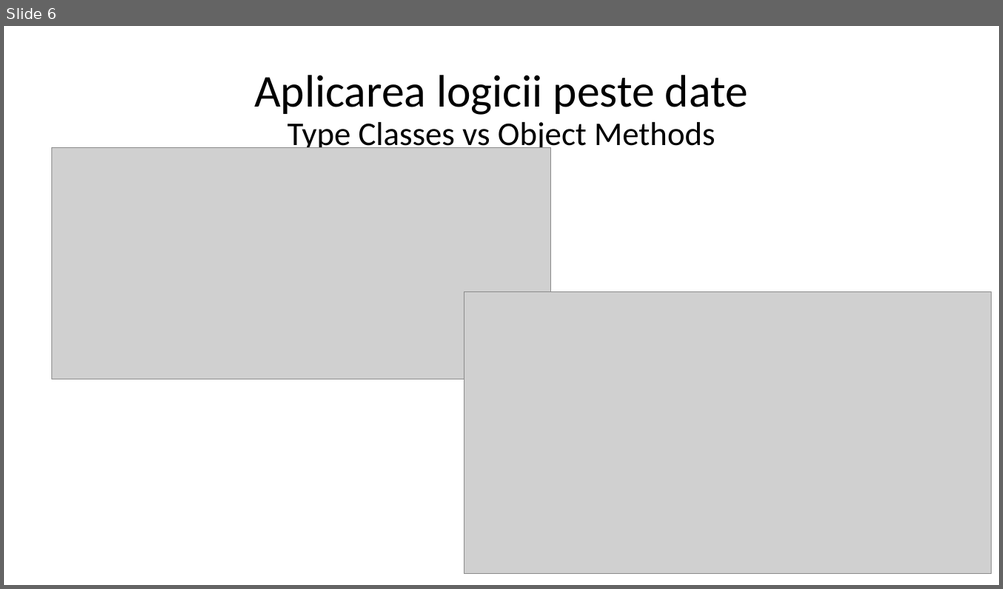
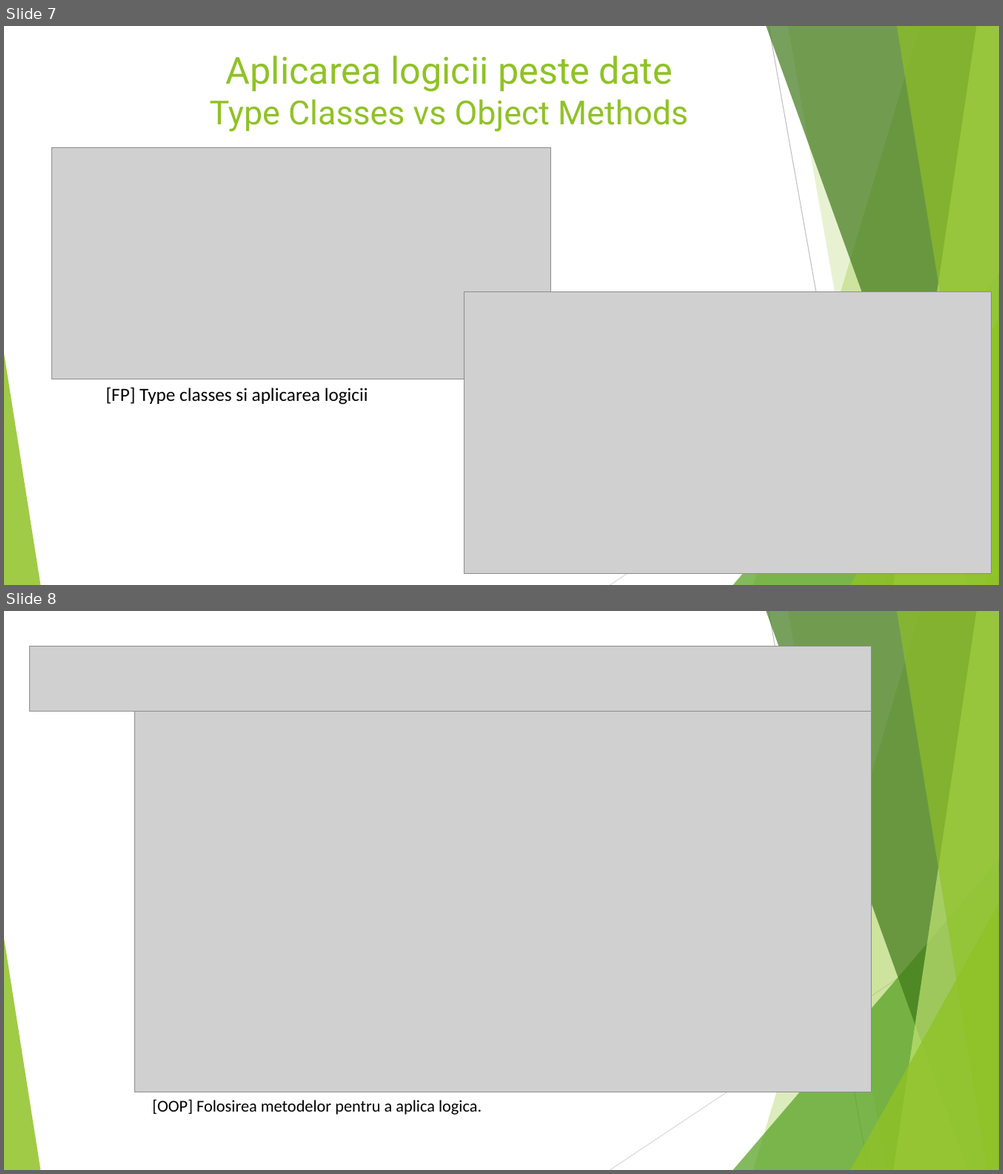
Before and after one commit to robertbutacu/bachelor-degree-work, a slide deck: presentation.pptx. Shown one above the other, each under a label of ours: slide 6 before the commit, slides 7 and 8 after it. The pictures are 1003x589 and 1003x1174 pixels, drawn with LibreOffice and Linux fonts; fonts in the diff are those of the drawing; grey boxes stand for pictures. Boxes give left, top, right and bottom in pixels: in the first picture for what was removed or moved away, otherwise in the second. Text is boxed around its words. In the diff, an @@ line names an element or a change of style, - is before the commit and + after.

```diff
--- a/presentation.pptx
+++ b/presentation.pptx
@@ slide 8 added at (x1=4, y1=611, x2=999, y2=1170), background #FFFFFF; not listed: 10 template elements that a slide beside it also shows @@
@@ picture added at (x1=30, y1=646, x2=872, y2=712) @@
@@ picture added at (x1=134, y1=711, x2=872, y2=1092) @@
@@ text added at (x1=152, y1=1099, x2=481, y2=1115), 16 pt, text #000000 @@
+[OOP] Folosirea metodelor pentru a aplica logica.
@@ what was slide 6 is now slide 7 @@
@@ slide 7 changed as well @@
@@ title "Aplicarea logicii peste date Type ..." moved from (x1=254, y1=75, x2=748, y2=153) to (x1=210, y1=56, x2=688, y2=132) @@
@@ title "Aplicarea logicii peste date Type ..." at (x1=210, y1=56, x2=688, y2=132): size 44 to 36 pt in "Aplicarea logicii peste date"; font Calibri to Roboto, text colour #000000 to #90C226; line spacing 0.9 to 1; vertical alignment middle to top @@
@@ group added at (x1=4, y1=26, x2=999, y2=585): 5 freeform shapes, 3 triangles, 2 lines @@
@@ text added at (x1=106, y1=387, x2=368, y2=405), 18 pt, text #000000 @@
+[FP] Type classes si aplicarea logicii
```
Also in this commit, not shown: 7 other slides changed, 3 other slides added, 4 slides removed.
